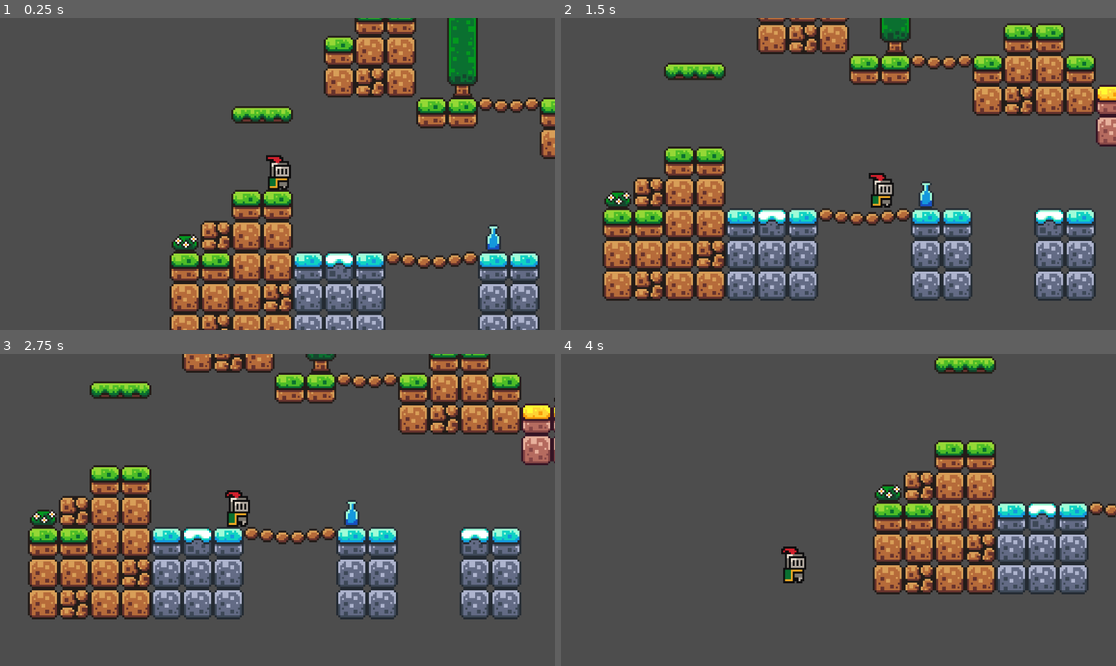
Above: before the commit, frames 1-4 (two rows, left to right).
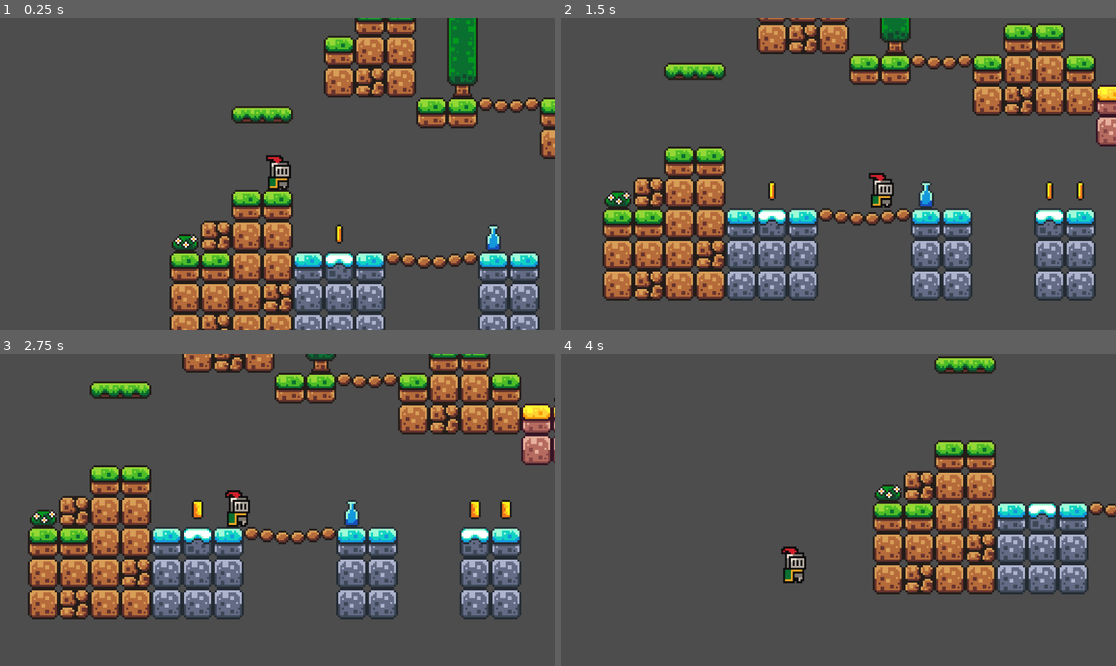
Above: after the commit, the same moments.

Repository: yavik14/game-knight2d
Game: Godot game, scene res://scene/scene_01.tscn
Same seed, same stepped clock (60 frames per second), same inputs: the game is played once before the commit and once after it.
Inputs:
- Up to frame 1 (0.25 s): no input
- Up to frame 2 (1.5 s): tap Enter (ui_accept) at 0.5, 0.77 s; hold Right (ui_right) from 0.53 s (still down)
- Up to frame 3 (2.75 s): tap Enter (ui_accept) at 1.52 s; release Right (ui_right) at 2.03 s; hold Left (ui_left) from 2.03 s (still down)
- Up to frame 4 (4 s): keep holding Left (ui_left); tap Enter (ui_accept) at 3.02, 3.77 s

The runs differ from the first frame. In frame 1, less than 0.1% of the frame differs, in the area x 60-62%, y 66-73%; in frame 2, 0.2%; in frame 3, 0.4%, in the area x 34-93%, y 46-54%; in frame 4, nothing differs.

Commit message:
Add coins pickups

Diff:
--- /dev/null
+++ b/code/coin.gd
@@ -0,0 +1,6 @@
+extends Area2D
+
+
+func _on_body_entered(body):
+	print("+1 coin")
+	queue_free()# Replace with function body.
--- /dev/null
+++ b/scene/coin.tscn
@@ -0,0 +1,113 @@
+[gd_scene load_steps=17 format=3 uid="uid://bb7dis4wa6u8i"]
+
+[ext_resource type="Texture2D" uid="uid://t64f41wefsm0" path="res://resources/sprites/coin.png" id="1_mbp2e"]
+[ext_resource type="Script" path="res://code/coin.gd" id="1_rjsua"]
+
+[sub_resource type="AtlasTexture" id="AtlasTexture_ylhil"]
+atlas = ExtResource("1_mbp2e")
+region = Rect2(0, 0, 16, 16)
+
+[sub_resource type="AtlasTexture" id="AtlasTexture_atyop"]
+atlas = ExtResource("1_mbp2e")
+region = Rect2(16, 0, 16, 16)
+
+[sub_resource type="AtlasTexture" id="AtlasTexture_02dil"]
+atlas = ExtResource("1_mbp2e")
+region = Rect2(32, 0, 16, 16)
+
+[sub_resource type="AtlasTexture" id="AtlasTexture_v2hqc"]
+atlas = ExtResource("1_mbp2e")
+region = Rect2(48, 0, 16, 16)
+
+[sub_resource type="AtlasTexture" id="AtlasTexture_28ib4"]
+atlas = ExtResource("1_mbp2e")
+region = Rect2(64, 0, 16, 16)
+
+[sub_resource type="AtlasTexture" id="AtlasTexture_70s46"]
+atlas = ExtResource("1_mbp2e")
+region = Rect2(80, 0, 16, 16)
+
+[sub_resource type="AtlasTexture" id="AtlasTexture_8rae3"]
+atlas = ExtResource("1_mbp2e")
+region = Rect2(96, 0, 16, 16)
+
+[sub_resource type="AtlasTexture" id="AtlasTexture_1e42g"]
+atlas = ExtResource("1_mbp2e")
+region = Rect2(112, 0, 16, 16)
+
+[sub_resource type="AtlasTexture" id="AtlasTexture_37d21"]
+atlas = ExtResource("1_mbp2e")
+region = Rect2(128, 0, 16, 16)
+
+[sub_resource type="AtlasTexture" id="AtlasTexture_s1u58"]
+atlas = ExtResource("1_mbp2e")
+region = Rect2(144, 0, 16, 16)
+
+[sub_resource type="AtlasTexture" id="AtlasTexture_dawmi"]
+atlas = ExtResource("1_mbp2e")
+region = Rect2(160, 0, 16, 16)
+
+[sub_resource type="AtlasTexture" id="AtlasTexture_w4un1"]
+atlas = ExtResource("1_mbp2e")
+region = Rect2(176, 0, 16, 16)
+
+[sub_resource type="SpriteFrames" id="SpriteFrames_mlejl"]
+animations = [{
+"frames": [{
+"duration": 1.0,
+"texture": SubResource("AtlasTexture_ylhil")
+}, {
+"duration": 1.0,
+"texture": SubResource("AtlasTexture_atyop")
+}, {
+"duration": 1.0,
+"texture": SubResource("AtlasTexture_02dil")
+}, {
+"duration": 1.0,
+"texture": SubResource("AtlasTexture_v2hqc")
+}, {
+"duration": 1.0,
+"texture": SubResource("AtlasTexture_28ib4")
+}, {
+"duration": 1.0,
+"texture": SubResource("AtlasTexture_70s46")
+}, {
+"duration": 1.0,
+"texture": SubResource("AtlasTexture_8rae3")
+}, {
+"duration": 1.0,
+"texture": SubResource("AtlasTexture_1e42g")
+}, {
+"duration": 1.0,
+"texture": SubResource("AtlasTexture_37d21")
+}, {
+"duration": 1.0,
+"texture": SubResource("AtlasTexture_s1u58")
+}, {
+"duration": 1.0,
+"texture": SubResource("AtlasTexture_dawmi")
+}, {
+"duration": 1.0,
+"texture": SubResource("AtlasTexture_w4un1")
+}],
+"loop": true,
+"name": &"default",
+"speed": 10.0
+}]
+
+[sub_resource type="CircleShape2D" id="CircleShape2D_2bjm7"]
+radius = 6.0
+
+[node name="Coin" type="Area2D"]
+collision_mask = 2
+script = ExtResource("1_rjsua")
+
+[node name="AnimatedSprite2D" type="AnimatedSprite2D" parent="."]
+sprite_frames = SubResource("SpriteFrames_mlejl")
+autoplay = "default"
+frame_progress = 0.8285
+
+[node name="CollisionShape2D" type="CollisionShape2D" parent="."]
+shape = SubResource("CircleShape2D_2bjm7")
+
+[connection signal="body_entered" from="." to="." method="_on_body_entered"]
--- a/scene/player.tscn
+++ b/scene/player.tscn
@@ -44,6 +44,7 @@
 
 [node name="Player" type="CharacterBody2D"]
 z_index = 5
+collision_layer = 2
 script = ExtResource("1_qxeqf")
 
 [node name="AnimatedSprite2D" type="AnimatedSprite2D" parent="."]
@@ -51,7 +52,7 @@
 sprite_frames = SubResource("SpriteFrames_p4j24")
 animation = &"idle"
 autoplay = "idle"
-frame_progress = 0.641312
+frame_progress = 0.733321
 
 [node name="CollisionShape2D" type="CollisionShape2D" parent="."]
 position = Vector2(0, -5)
--- a/scene/scene_01.tscn
+++ b/scene/scene_01.tscn
@@ -1,8 +1,9 @@
-[gd_scene load_steps=9 format=3 uid="uid://b1qfrxi05tiot"]
+[gd_scene load_steps=10 format=3 uid="uid://b1qfrxi05tiot"]
 
 [ext_resource type="PackedScene" uid="uid://ck4joc4obakjh" path="res://scene/player.tscn" id="1_fw30o"]
 [ext_resource type="Texture2D" uid="uid://da68nfv3ghcin" path="res://resources/sprites/world_tileset.png" id="2_74rnr"]
 [ext_resource type="PackedScene" uid="uid://btvdn1ryvqcwy" path="res://scene/platform.tscn" id="3_mpnwb"]
+[ext_resource type="PackedScene" uid="uid://bb7dis4wa6u8i" path="res://scene/coin.tscn" id="4_7unln"]
 
 [sub_resource type="TileSetAtlasSource" id="TileSetAtlasSource_f71cu"]
 texture = ExtResource("2_74rnr")
@@ -231,3 +232,18 @@
 "": SubResource("AnimationLibrary_mcov7")
 }
 autoplay = "movement"
+
+[node name="Coin" parent="." instance=ExtResource("4_7unln")]
+position = Vector2(104, -9)
+
+[node name="Coin2" parent="." instance=ExtResource("4_7unln")]
+position = Vector2(248, -9)
+
+[node name="Coin3" parent="." instance=ExtResource("4_7unln")]
+position = Vector2(264, -9)
+
+[node name="Coin4" parent="." instance=ExtResource("4_7unln")]
+position = Vector2(136, -136)
+
+[node name="Coin5" parent="." instance=ExtResource("4_7unln")]
+position = Vector2(552, -43)
